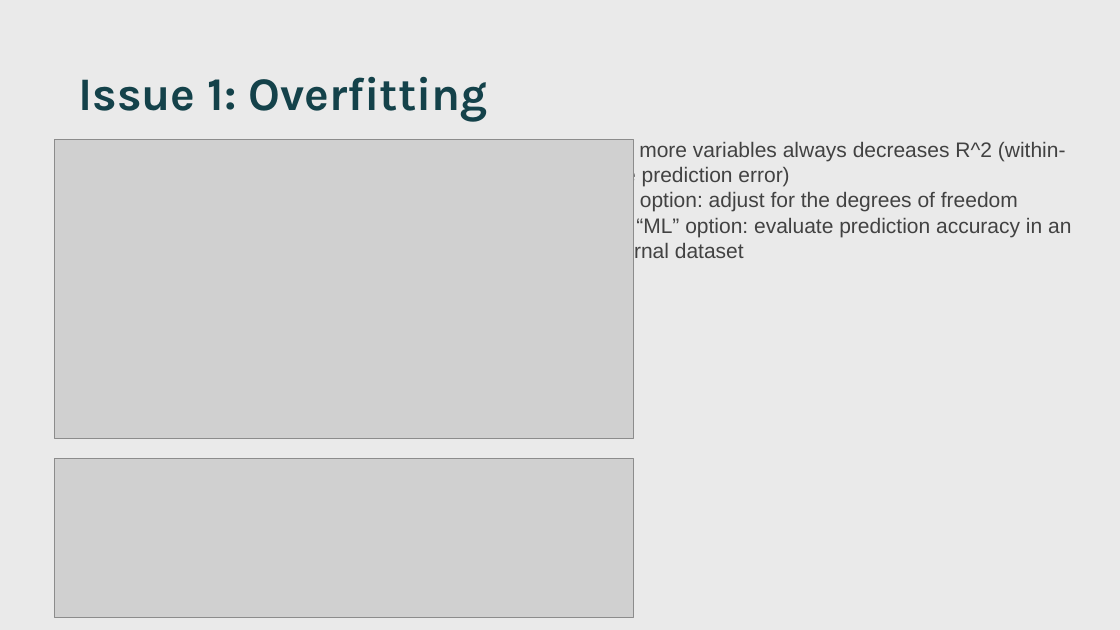
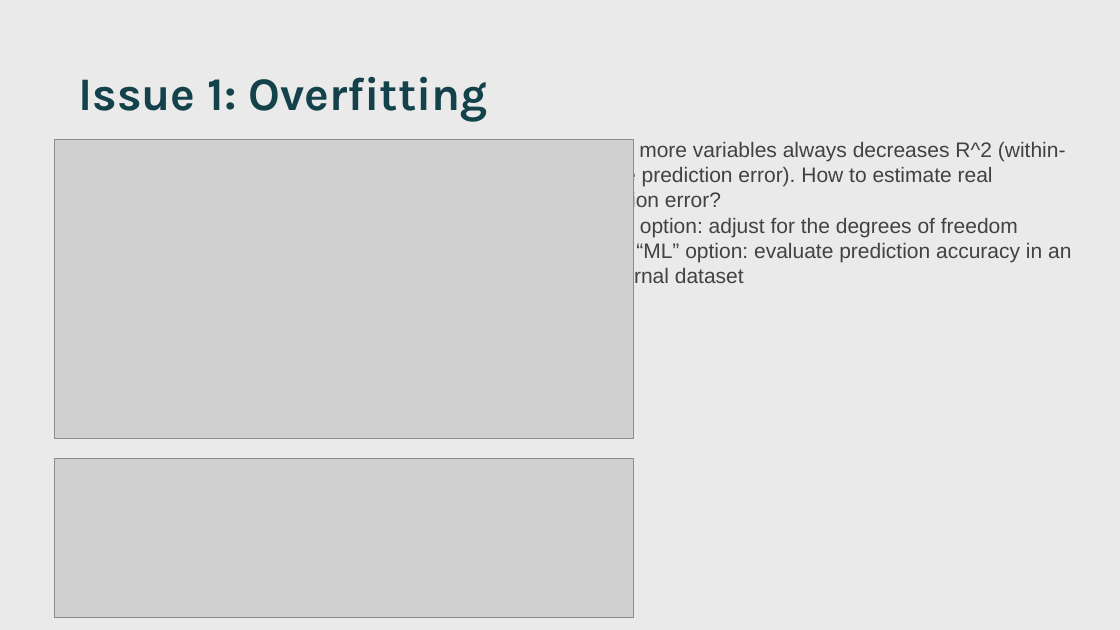
Before and after one commit to jgarciab/ml_julius, a slide deck: slide 8 of Slides/talk.pptx. Drawn at 1120x630 pixels with LibreOffice and Linux fonts; fonts in the diff are those of the drawing; grey boxes stand for pictures. Boxes give left, top, right and bottom in pixels: in the first picture for what was removed or moved away, otherwise in the second. Text is boxed around its words. In the diff, an @@ line names an element or a change of style, - is before the commit and + after.

```diff
--- a/Slides/talk.pptx
+++ b/Slides/talk.pptx
@@ text at (568, 139, 1066, 212): text changed @@
-Adding more variables always decreases R^2 (within- sample prediction error)
+Adding more variables always decreases R^2 (within- sample prediction error). How to estimate real prediction error?
```
Also in this commit, not shown: 7 other slides changed, 2 other files.
